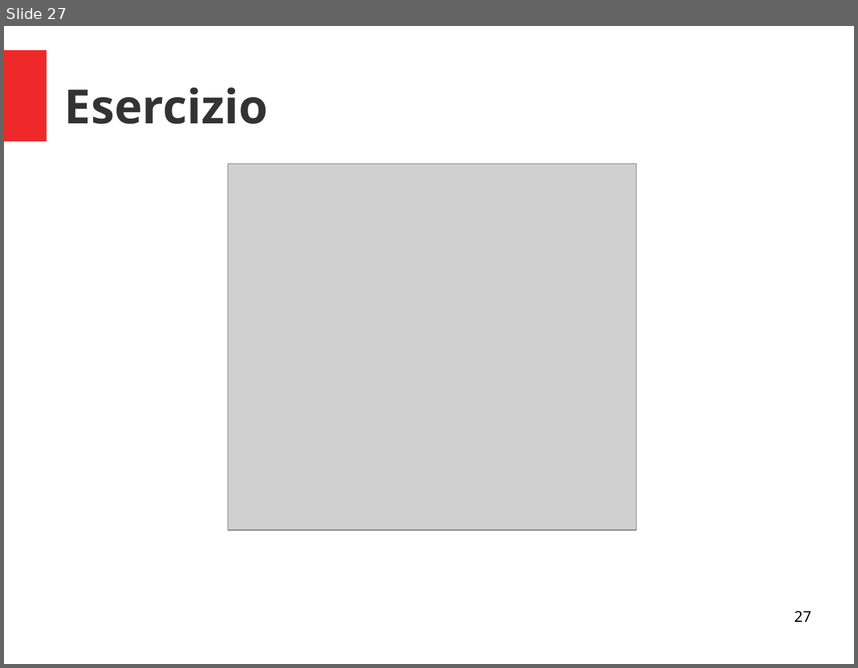
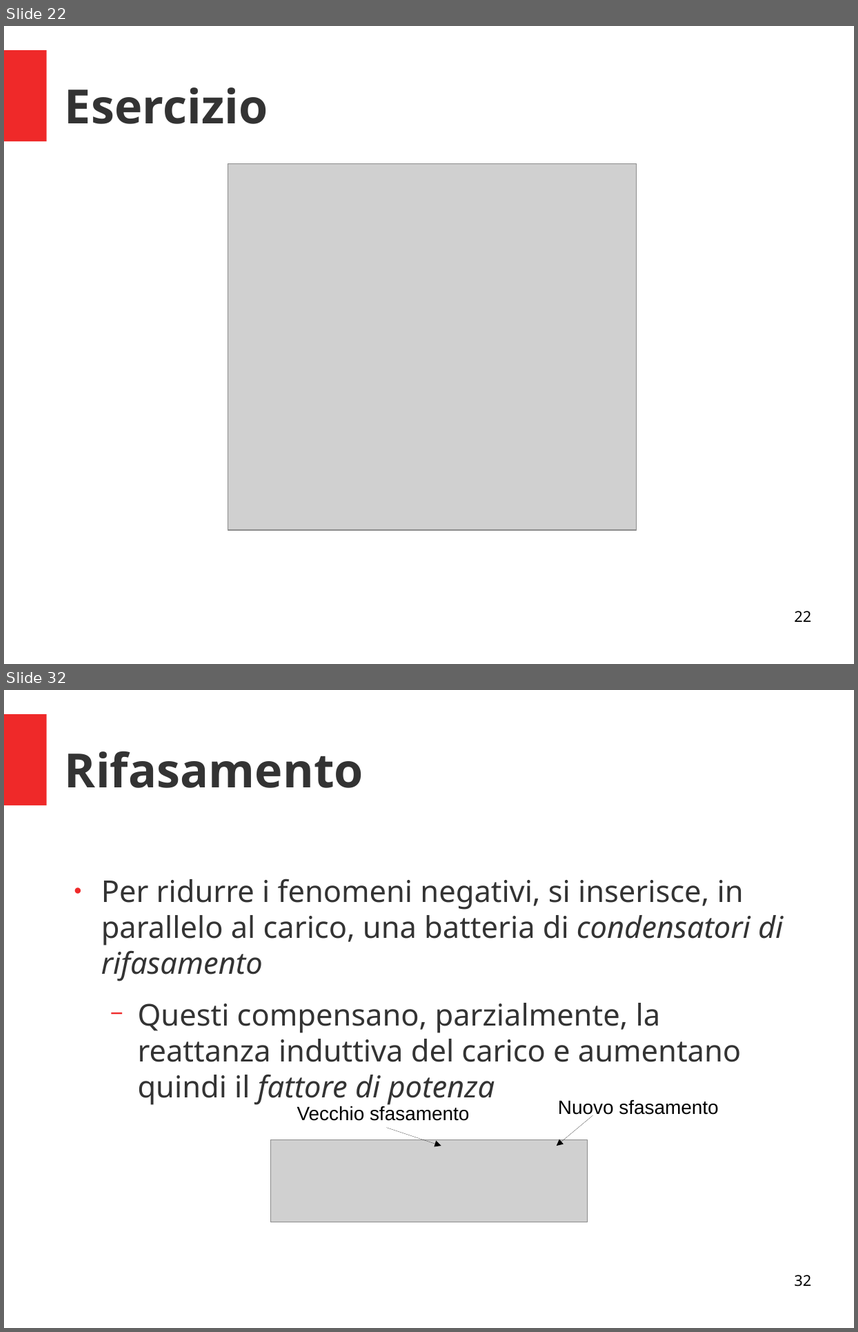
Before and after one commit to fuserale/Baronio, a slide deck: Anno 2019_2020/4A TL/2. La corrente alternata/2. La corrente alternata.odp. Shown one above the other, each under a label of ours: slide 27 before the commit, slides 22 and 32 after it; the slides between them are not shown. The pictures are 858x668 and 858x1332 pixels, drawn with LibreOffice and Linux fonts; fonts in the diff are those of the drawing; grey boxes stand for pictures. Boxes give left, top, right and bottom in pixels: in the first picture for what was removed or moved away, otherwise in the second. Text is boxed around its words. In the diff, an @@ line names an element or a change of style, - is before the commit and + after.

```diff
--- a/Anno 2019_2020/4A TL/2. La corrente alternata/2. La corrente alternata.odp
+++ b/Anno 2019_2020/4A TL/2. La corrente alternata/2. La corrente alternata.odp
@@ slide 32 added at <box>4,690,854,1328</box>, background #FFFFFF; not listed: 1 template element that a slide beside it also shows @@
@@ title added at <box>65,751,363,788</box>, 44 pt, text #333333, bold @@
+Rifasamento
@@ text added at <box>101,878,783,1105</box>, 28 pt, text #333333 @@
+● Per ridurre i fenomeni negativi, si inserisce, in parallelo al carico, una batteria di condensatori di rifasamento
+  − Questi compensano, parzialmente, la reattanza induttiva del carico e aumentano quindi il fattore di potenza
@@ text added at <box>558,1099,718,1117</box>, 18 pt, text #000000 @@
+Nuovo sfasamento
@@ text added at <box>297,1105,469,1121</box>, 18 pt, text #000000 @@
+Vecchio sfasamento
@@ arrow added from (593, 1115) to (557, 1146), #000000 0 pt @@
@@ picture added at <box>271,1140,588,1222</box> @@
@@ arrow added from (387, 1127) to (441, 1146), #000000 0 pt @@
@@ page number added at <box>794,1274,811,1286</box>, 14 pt, text #000000 @@
+32
@@ what was slide 27 is now slide 22 @@
@@ page number at <box>794,610,811,621</box>: text changed @@
-27
+22
```
Also in this commit, not shown: 16 other slides added, 7 slides removed, 14 other files.
